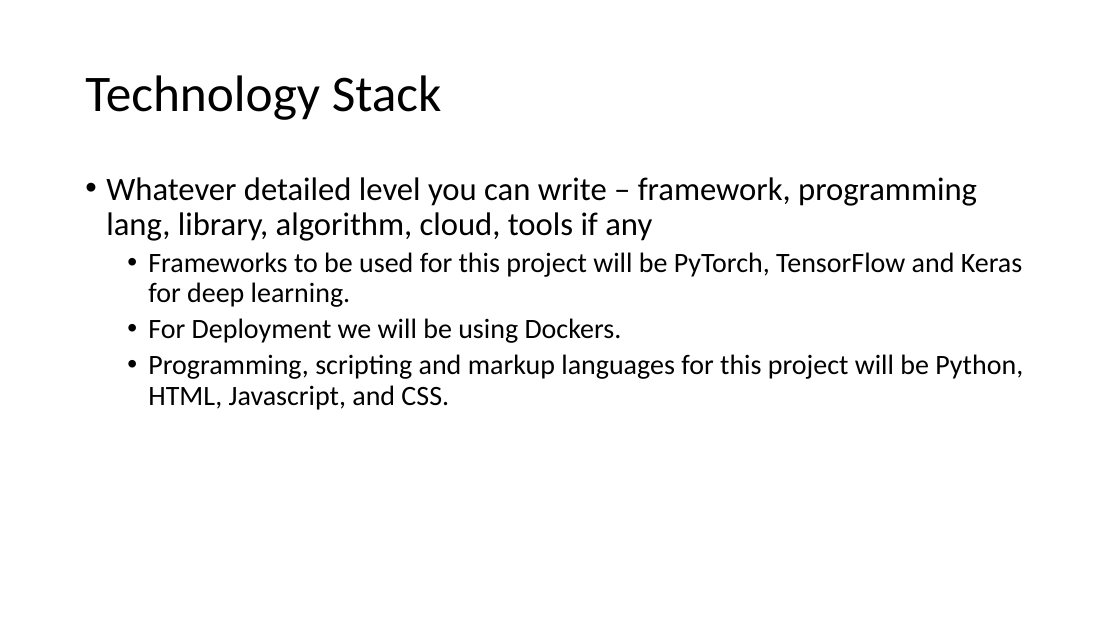
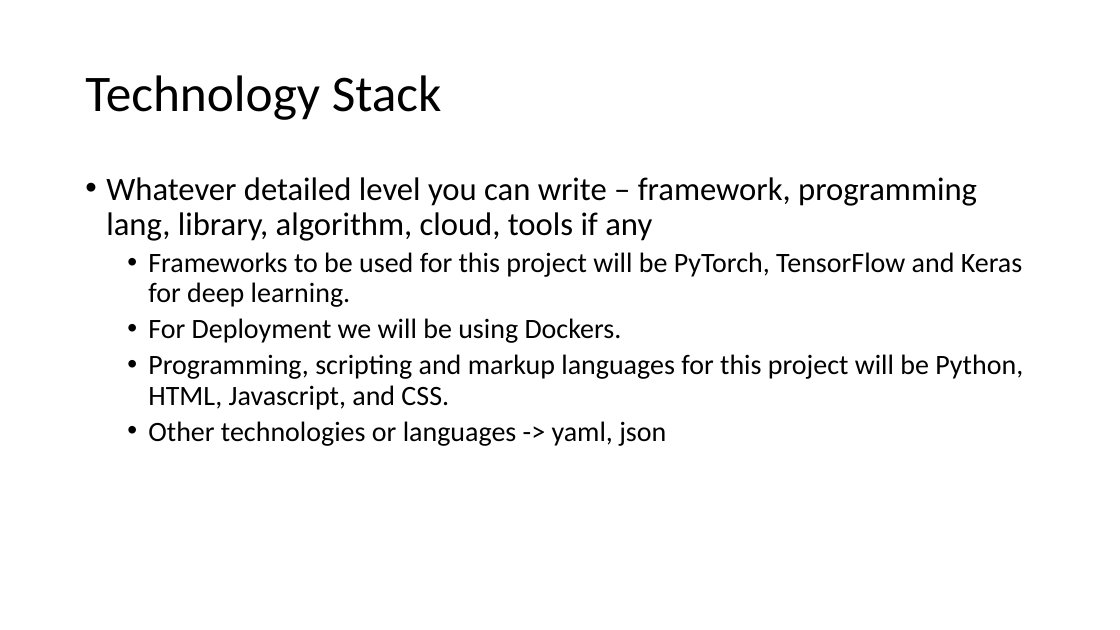
Before and after one commit to alvynabranches/trimester4, a slide deck: slide 9 of 3_Mini_Project/MiniProject_Synopsis.pptx (slide 8 before the commit). Drawn at 1120x630 pixels with LibreOffice and Linux fonts; fonts in the diff are those of the drawing. Boxes give left, top, right and bottom in pixels: in the first picture for what was removed or moved away, otherwise in the second. Text is boxed around its words. In the diff, an @@ line names an element or a change of style, - is before the commit and + after.

```diff
--- a/3_Mini_Project/MiniProject_Synopsis.pptx
+++ b/3_Mini_Project/MiniProject_Synopsis.pptx
@@ text at <box>148,421,666,446</box>: paragraph added @@
+  • Other technologies or languages -> yaml, json
```
Also in this commit, not shown: 3 other slides changed, 1 slide added.
